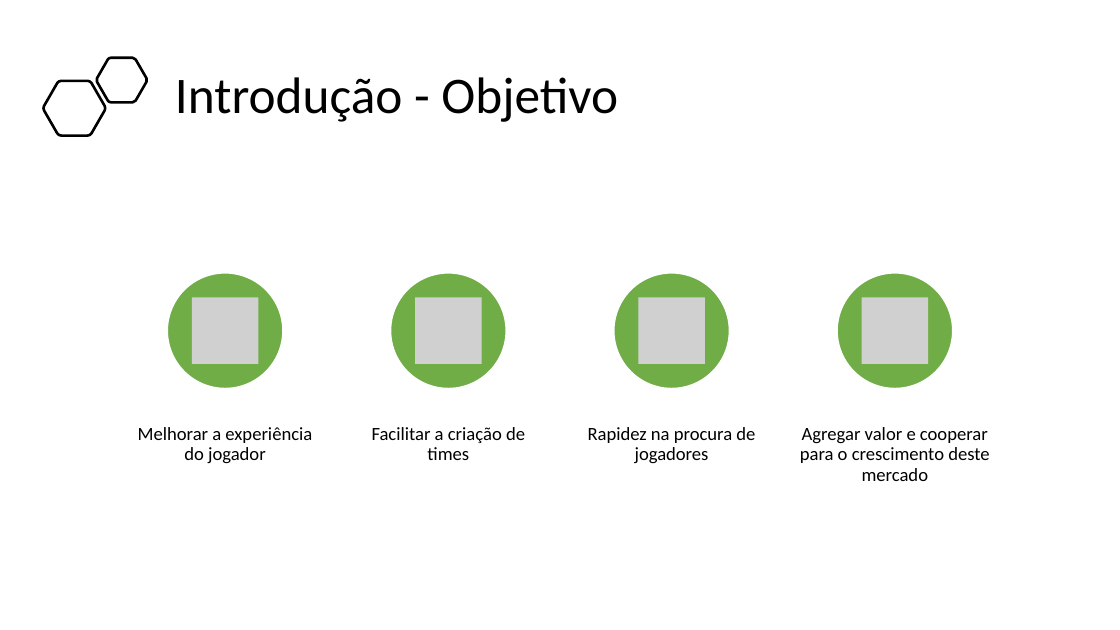
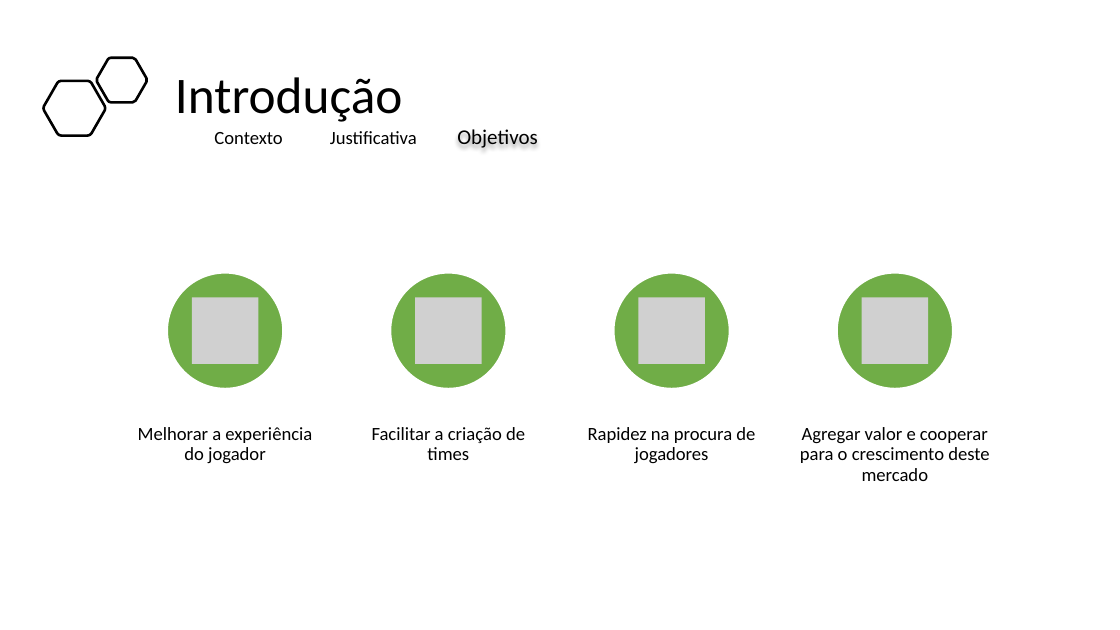
Before and after one commit to BandTec/project-hunter, a slide deck: slide 4 of Documentação/Apresentação - Sprint 3.pptx. Drawn at 1120x630 pixels with LibreOffice and Linux fonts; fonts in the diff are those of the drawing; grey boxes stand for pictures. Boxes give left, top, right and bottom in pixels: in the first picture for what was removed or moved away, otherwise in the second. Text is boxed around its words. In the diff, an @@ line names an element or a change of style, - is before the commit and + after.

```diff
--- a/Documentação/Apresentação - Sprint 3.pptx
+++ b/Documentação/Apresentação - Sprint 3.pptx
@@ title at <box>175,77,403,122</box>: text changed @@
-Introdução - Objetivo
+Introdução
@@ text added at <box>214,132,282,144</box>, 16 pt, text #000000 @@
+Contexto
@@ text added at <box>330,131,417,144</box>, 16 pt, text #000000 @@
+Justificativa
@@ text added at <box>457,129,538,148</box>, 18 pt, text #000000 @@
+Objetivos
```
Also in this commit, not shown: 2 other slides changed.
